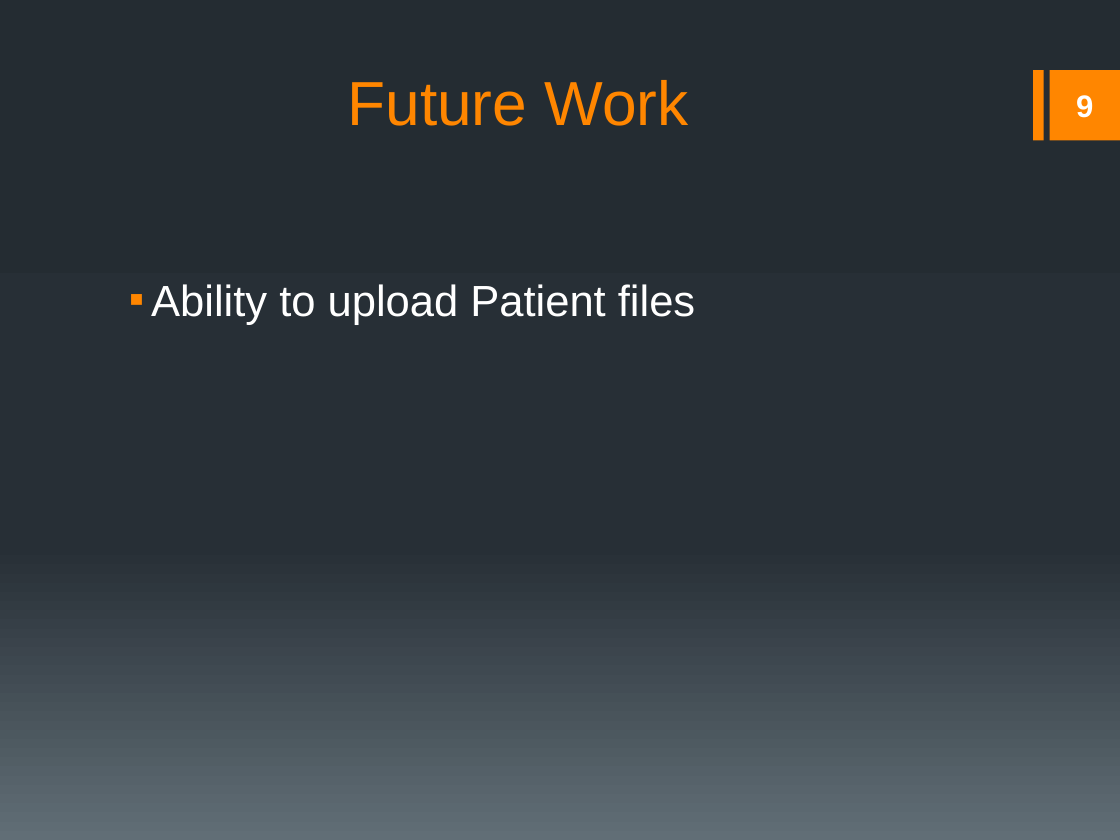
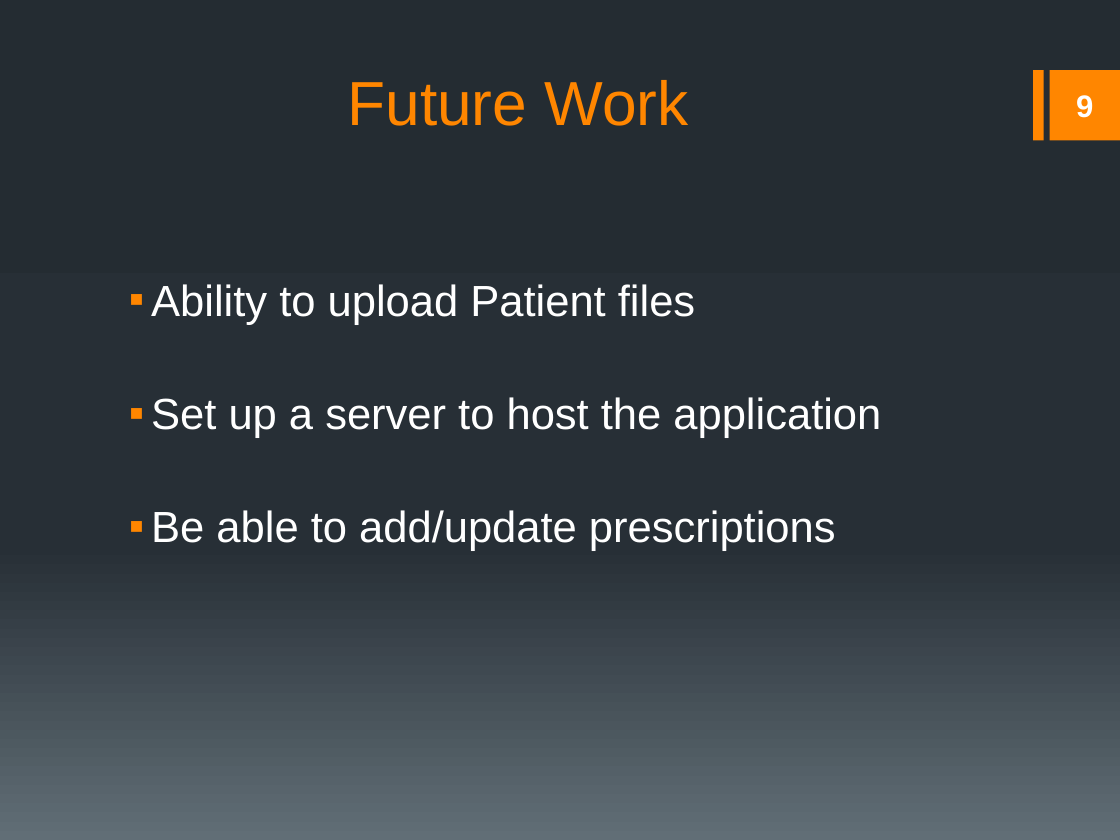
Before and after one commit to rmkane/semrs, a slide deck: slide 9 of Documentation/Final_Presentation.pptx. Drawn at 1120x840 pixels with LibreOffice and Linux fonts; fonts in the diff are those of the drawing. Boxes give left, top, right and bottom in pixels: in the first picture for what was removed or moved away, otherwise in the second. Text is boxed around its words. In the diff, an @@ line names an element or a change of style, - is before the commit and + after.

```diff
--- a/Documentation/Final_Presentation.pptx
+++ b/Documentation/Final_Presentation.pptx
@@ text at bbox=[151, 397, 881, 551]: paragraphs added @@
+▪ Set up a server to host the application
+▪ Be able to add/update prescriptions
```
Also in this commit, not shown: 2 other slides changed, 3 slides removed, 2 other files.
